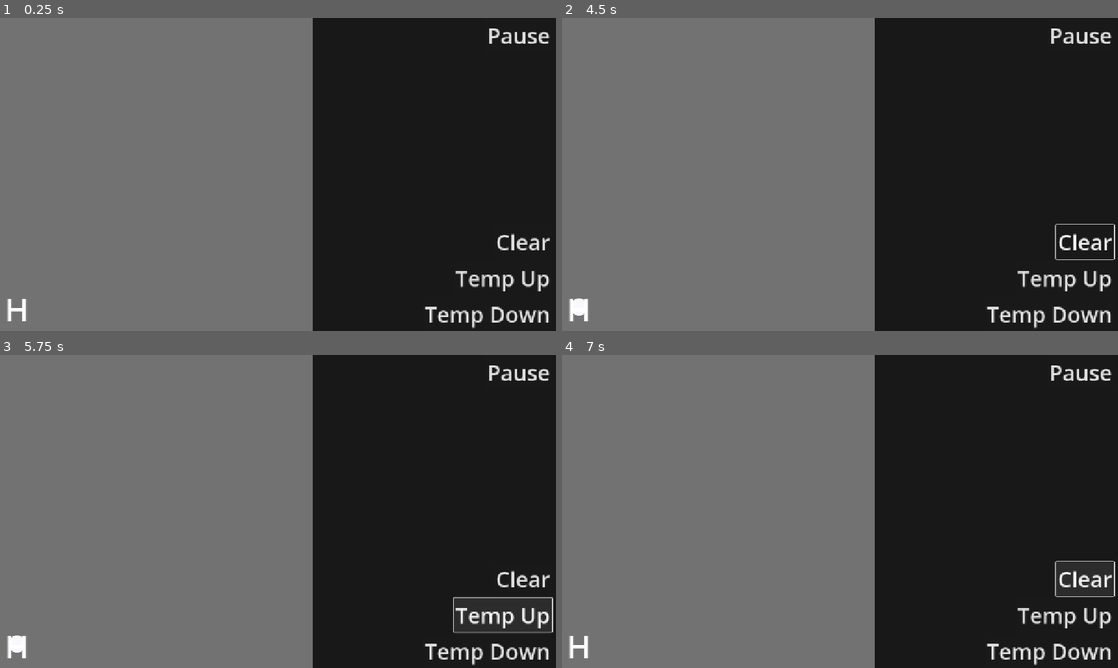
Above: before the commit, frames 1-4 (two rows, left to right).
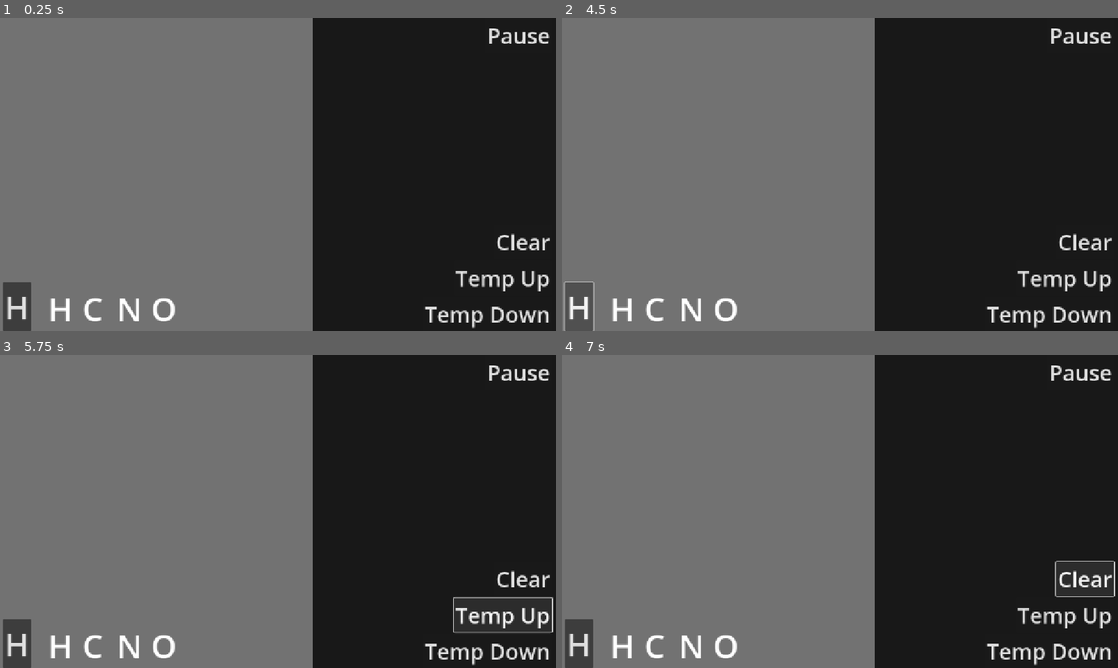
Above: after the commit, the same moments.

Repository: AlienAuthor2054/Chemistry-Sandbox
Game: Godot game, scene res://simulation/main.tscn
Two runs of this game, one before a commit and one after it. Both use one fixed random seed, a clock stepped at 60 frames per second and the inputs below.
Inputs (mouse positions are in pixels of both pictures, inside the frame that each line leads up to):
- Up to frame 1 (0.25 s): no input
- Up to frame 2 (4.5 s): click (578, 305) at 0.5 s, where only the run after the commit has a clickable "H"; click "Clear" at 1.25 s; click "Temp Up" at 2 s; click "Temp Down" at 2.75 s; click "Clear" at 3.5 s; click (578, 305) at 4.25 s, where only the run after the commit has a clickable "H"
- Up to frame 3 (5.75 s): click "Temp Up" at 5 s
- Up to frame 4 (7 s): click "Temp Down" at 5.75 s; click "Clear" at 6.5 s

The runs differ from the first frame. In frame 1, 1.4% of the frame differs, in the area x 0-32%, y 84-100%; in frame 2, 1.4%, in the area x 0-100%, y 65-100%; in frame 3, 1.4%; in frame 4, 1.4%.

Commit message:
Add element change mobile support
This current setup is a bit quick n' dirty, but it will do for now.

Diff:
--- a/project/global.gd
+++ b/project/global.gd
@@ -1,3 +1,11 @@
 extends Node
 
-var selected_element = 1
+signal selected_element_changed(new: int)
+
+var selected_element: int:
+	set(new):
+		selected_element = new
+		selected_element_changed.emit(new)
+
+func _ready() -> void:
+	selected_element = 1
--- a/project/simulation/main.gd
+++ b/project/simulation/main.gd
@@ -24,14 +24,13 @@
 var element_selection_index := 0
 var selected_element: int:
 	get(): return Global.selected_element
-	set(new):
-		Global.selected_element = new
-		$UI/SelectedAtomLabel.text = Atom.atom_db[new].symbol
+	set(new): Global.selected_element = new
+
 
 func _ready():
 	Atom.create_textures()
 
-@onready var db := $UI/SelectedAtomLabel/Timer
+@onready var db := $UI/SelectedElementButton/Timer
 func _unhandled_input(event: InputEvent) -> void:
 	Simulation.on_unhandled_input(event)
 	if event is InputEventMouseButton and event.button_index == MOUSE_BUTTON_LEFT and event.is_released():
--- a/project/simulation/main.tscn
+++ b/project/simulation/main.tscn
@@ -6,6 +6,7 @@
 [ext_resource type="Script" uid="uid://0q037qqryrcs" path="res://simulation/world.gd" id="5_a8fb5"]
 [ext_resource type="Script" uid="uid://ctpit6jb8k3go" path="res://simulation/kinetic_stats_label.gd" id="5_gpkej"]
 [ext_resource type="Script" uid="uid://c24ohhdpvjt2b" path="res://ui/ui.gd" id="5_li4ao"]
+[ext_resource type="PackedScene" uid="uid://c41ggtkksw0uk" path="res://ui/element_hotbar_element.tscn" id="7_5awmp"]
 
 [sub_resource type="Gradient" id="Gradient_nnmox"]
 colors = PackedColorArray(0.45098, 0.45098, 0.45098, 1, 1, 1, 1, 1)
@@ -70,19 +71,48 @@
 script = ExtResource("5_gpkej")
 metadata/_edit_use_anchors_ = true
 
-[node name="SelectedAtomLabel" type="Label" parent="UI"]
+[node name="SelectedElementButton" type="Button" parent="UI"]
 anchors_preset = 2
 anchor_top = 1.0
 anchor_bottom = 1.0
-offset_left = 20.0
+offset_left = 16.0
+offset_top = -111.0
+offset_right = 80.0
 grow_vertical = 0
 theme_override_font_sizes/font_size = 75
 text = "H"
 metadata/_edit_use_anchors_ = true
 
-[node name="Timer" type="Timer" parent="UI/SelectedAtomLabel"]
+[node name="Timer" type="Timer" parent="UI/SelectedElementButton"]
 wait_time = 0.05
 one_shot = true
+
+[node name="ElementHotbar" type="HBoxContainer" parent="UI"]
+anchors_preset = 2
+anchor_top = 1.0
+anchor_bottom = 1.0
+offset_left = 120.0
+offset_top = -103.0
+offset_right = 176.0
+grow_vertical = 0
+
+[node name="Element1" parent="UI/ElementHotbar" instance=ExtResource("7_5awmp")]
+layout_mode = 2
+
+[node name="Element2" parent="UI/ElementHotbar" instance=ExtResource("7_5awmp")]
+layout_mode = 2
+text = "C"
+element = 6
+
+[node name="Element3" parent="UI/ElementHotbar" instance=ExtResource("7_5awmp")]
+layout_mode = 2
+text = "N"
+element = 7
+
+[node name="Element4" parent="UI/ElementHotbar" instance=ExtResource("7_5awmp")]
+layout_mode = 2
+text = "O"
+element = 8
 
 [node name="Tools" type="VBoxContainer" parent="UI"]
 anchors_preset = 3
@@ -132,6 +162,7 @@
 
 [connection signal="external_change_applied" from="." to="UI/KineticStatsLabel" method="_on_main_external_change_applied"]
 [connection signal="input_event" from="World/Area" to="World" method="_on_area_input_event"]
+[connection signal="pressed" from="UI/SelectedElementButton" to="UI" method="_on_selected_element_button_pressed"]
 [connection signal="pressed" from="UI/Tools/ClearButton" to="UI" method="_on_clear_button_pressed"]
 [connection signal="pressed" from="UI/Tools/TemperatureUpButton" to="UI" method="_on_temperature_button_pressed" binds= [2.0]]
 [connection signal="pressed" from="UI/Tools/TemperatureDownButton" to="UI" method="_on_temperature_button_pressed" binds= [0.5]]
--- a/project/simulation/world.gd
+++ b/project/simulation/world.gd
@@ -29,7 +29,7 @@
 	$Border.set_polygon(polygon)
 	$Sprite.scale = world_size / 1000
 
-func _on_area_input_event(viewport: Node, event: InputEvent, shape_idx: int) -> void:
+func _on_area_input_event(_viewport: Node, event: InputEvent, _shape_idx: int) -> void:
 	if not (event is InputEventMouseButton and event.button_index == MOUSE_BUTTON_LEFT): return
 	if event.pressed:
 		clicked_point = get_global_mouse_position()
--- /dev/null
+++ b/project/ui/element_hotbar_element.gd
@@ -0,0 +1,10 @@
+extends Label
+
+@export var element = 1
+
+@onready var UI := $"/root/Main/UI"
+
+func _on_gui_input(event: InputEvent) -> void:
+	print("pressed")
+	if not (event is InputEventMouseButton and event.button_index == MOUSE_BUTTON_LEFT and event.is_pressed()): return
+	Global.selected_element = element
--- /dev/null
+++ b/project/ui/element_hotbar_element.tscn
@@ -0,0 +1,13 @@
+[gd_scene load_steps=2 format=3 uid="uid://c41ggtkksw0uk"]
+
+[ext_resource type="Script" uid="uid://bfbjhmoijmyx3" path="res://ui/element_hotbar_element.gd" id="1_1pbcf"]
+
+[node name="Element" type="Label"]
+custom_minimum_size = Vector2(75, 0)
+mouse_filter = 0
+theme_override_font_sizes/font_size = 75
+text = "H"
+script = ExtResource("1_1pbcf")
+metadata/_edit_use_anchors_ = true
+
+[connection signal="gui_input" from="." to="." method="_on_gui_input"]
--- a/project/ui/ui.gd
+++ b/project/ui/ui.gd
@@ -20,6 +20,7 @@
 
 func _ready() -> void:
 	Simulation.running_changed.connect(_on_simulation_running_changed)
+	Global.selected_element_changed.connect(_on_selected_element_changed)
 
 func _on_temperature_button_pressed(velocity_factor: float) -> void:
 	get_tree().call_group("atoms", "multiply_velocity", sqrt(velocity_factor))
@@ -33,3 +34,9 @@
 
 func _on_simulation_running_changed(running: bool) -> void:
 	$SimulationStateTools/PauseToggle.text = "Pause" if running else "Resume"
+
+func _on_selected_element_changed(element: int) -> void:
+	$SelectedElementButton.text = Atom.atom_db[element].symbol
+
+func _on_selected_element_button_pressed() -> void:
+	$ElementHotbar.visible = not $ElementHotbar.visible
Not shown: 1 places in project/simulation/main.tscn that only renumber resources
Not shown, added: project/ui/element_hotbar_element.gd.uid
